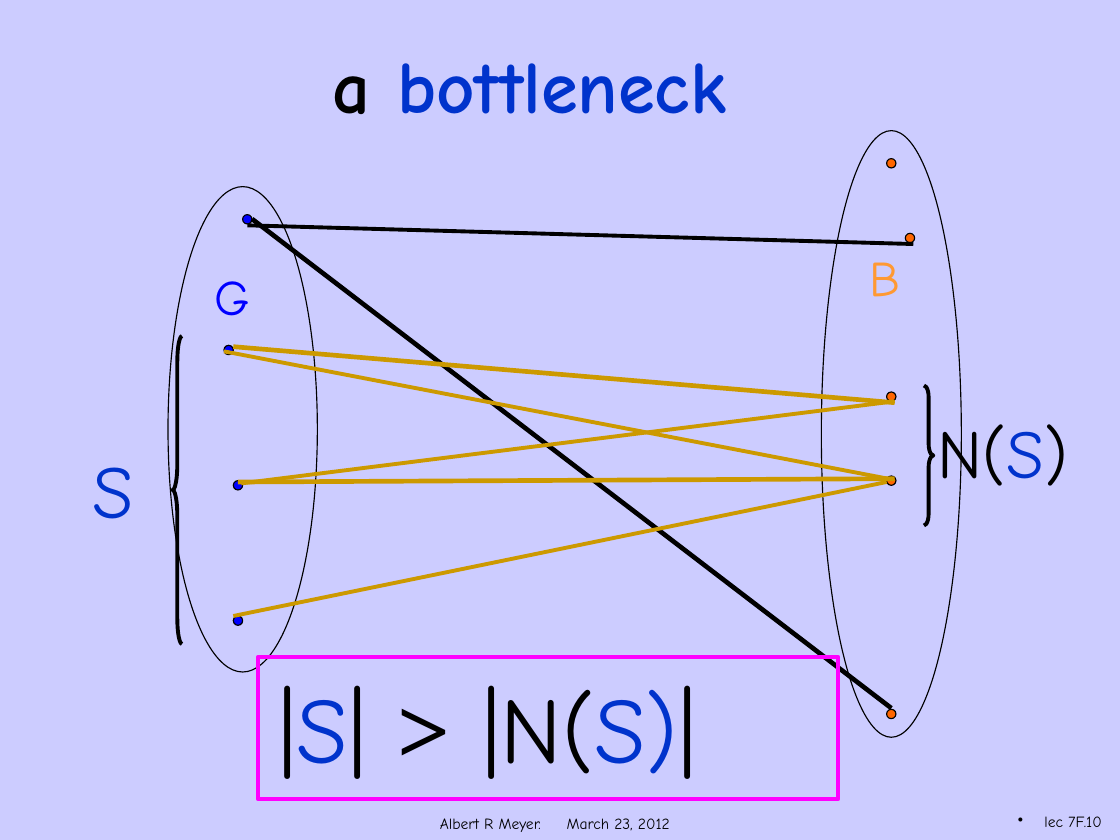
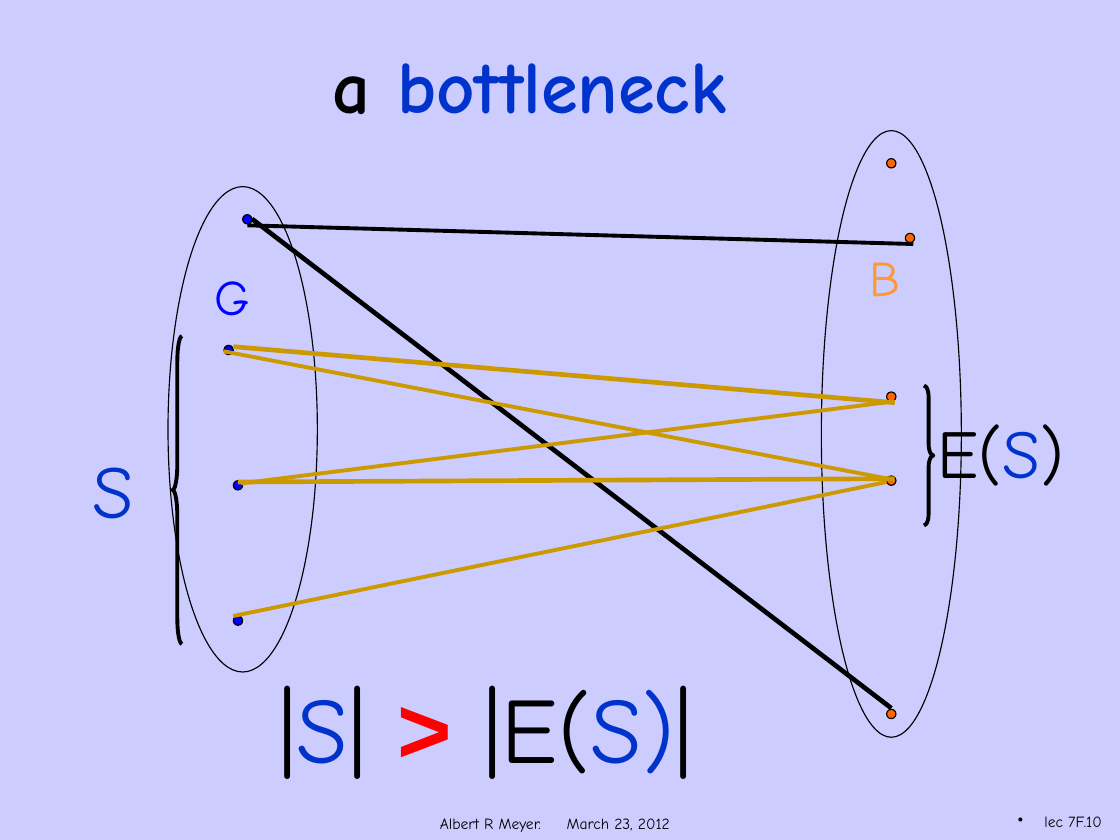
Before and after one commit to armeyer/mcs_web, a slide deck: slide 10 of spring12/slidesS12/bipartite-matching.pptx. Drawn at 1120x840 pixels with LibreOffice and Linux fonts; fonts in the diff are those of the drawing; background and template pictures are left out. Boxes give left, top, right and bottom in pixels: in the first picture for what was removed or moved away, otherwise in the second. Text is boxed around its words. In the diff, an @@ line names an element or a change of style, - is before the commit and + after.

Commit message:
add hall-proof.pptx, edit bipartite-matching.pptx

```diff
--- a/spring12/slidesS12/bipartite-matching.pptx
+++ b/spring12/slidesS12/bipartite-matching.pptx
@@ text at bbox=[938, 419, 1065, 499]: text changed @@
-N(S)
+E(S)
@@ rectangle removed at bbox=[259, 656, 839, 799] @@
@@ text at bbox=[278, 685, 693, 779]: text changed @@
-|S| > |N(S)|
+|S| > |E(S)|
```
Also in this commit, not shown: 2 other slides changed, 1 slide added, 3 slides removed, 1 other file.
